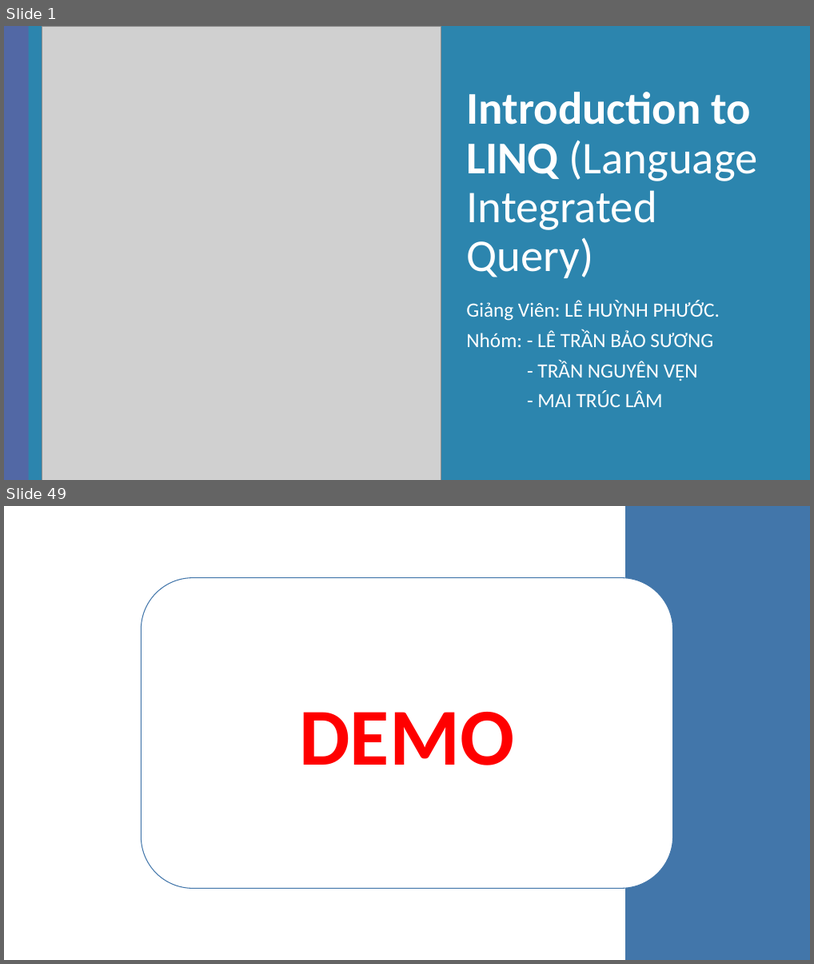
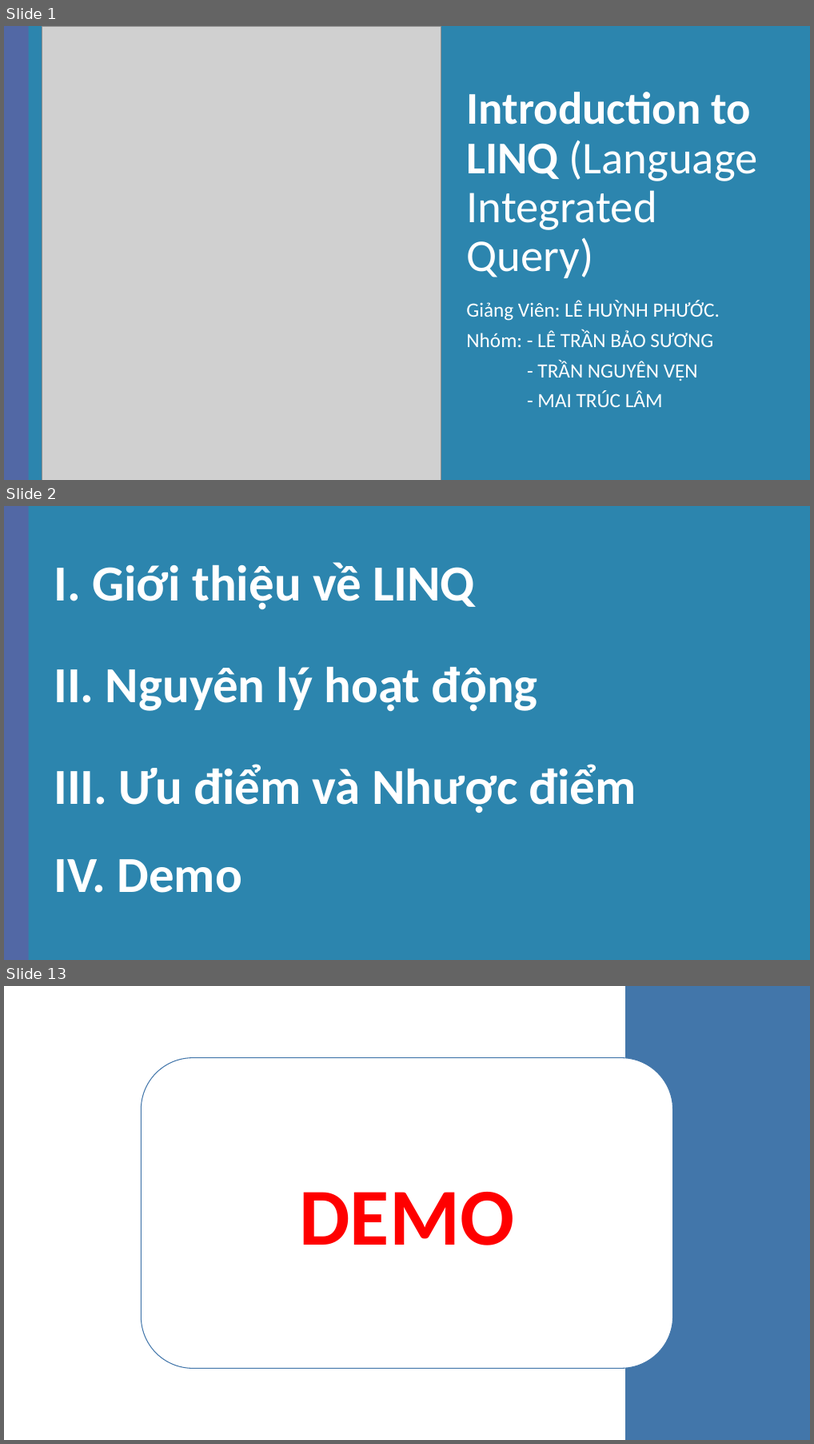
Before and after one commit to letranbaosuong/Lap-Trinh-Moi-Truong-Truc-Quan, a slide deck: Bao_Cao/LinQ.pptx. Shown one above the other, each under a label of ours: slides 1 and 49 before the commit, slides 1, 2 and 13 after it; the slides between them are not shown. The pictures are 814x964 and 814x1444 pixels, drawn with LibreOffice and Linux fonts; fonts in the diff are those of the drawing; grey boxes stand for pictures; background and template pictures are left out. Boxes give left, top, right and bottom in pixels: in the first picture for what was removed or moved away, otherwise in the second. Text is boxed around its words. In the diff, an @@ line names an element or a change of style, - is before the commit and + after.

```diff
--- a/Bao_Cao/LinQ.pptx
+++ b/Bao_Cao/LinQ.pptx
@@ slide 2 added at bbox=[4, 506, 810, 960], background #FFFFFF; not listed: 5 template elements that a slide beside it also shows @@
@@ title added at bbox=[54, 562, 475, 609], 60 pt, text #FFFFFF, bold @@
+I. Giới thiệu về LINQ
@@ text added at bbox=[54, 666, 538, 712], 60 pt, text #FFFFFF, bold @@
+II. Nguyên lý hoạt động
@@ text added at bbox=[54, 764, 637, 812], 60 pt, text #FFFFFF, bold @@
+III. Ưu điểm và Nhược điểm
@@ text added at bbox=[54, 859, 242, 892], 60 pt, text #FFFFFF, bold @@
+IV. Demo
@@ what was slide 49 is now slide 13 @@
```
Also in this commit, not shown: 10 other slides added, 55 slides removed, 46 other files.
